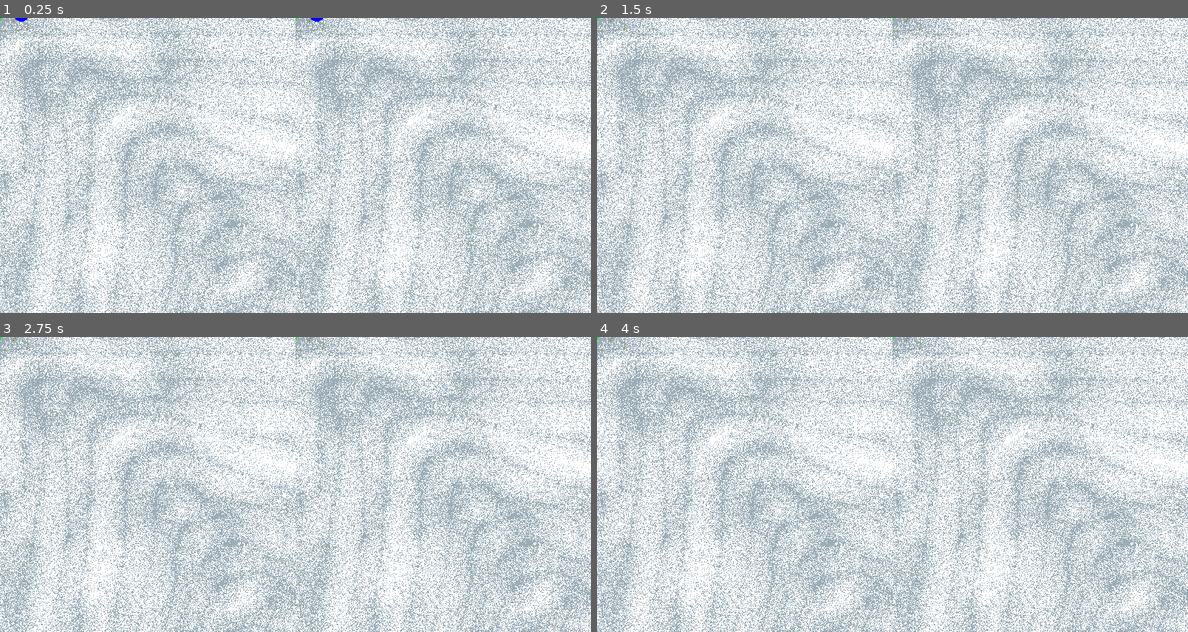
Above: before the commit, frames 1-4 (two rows, left to right).
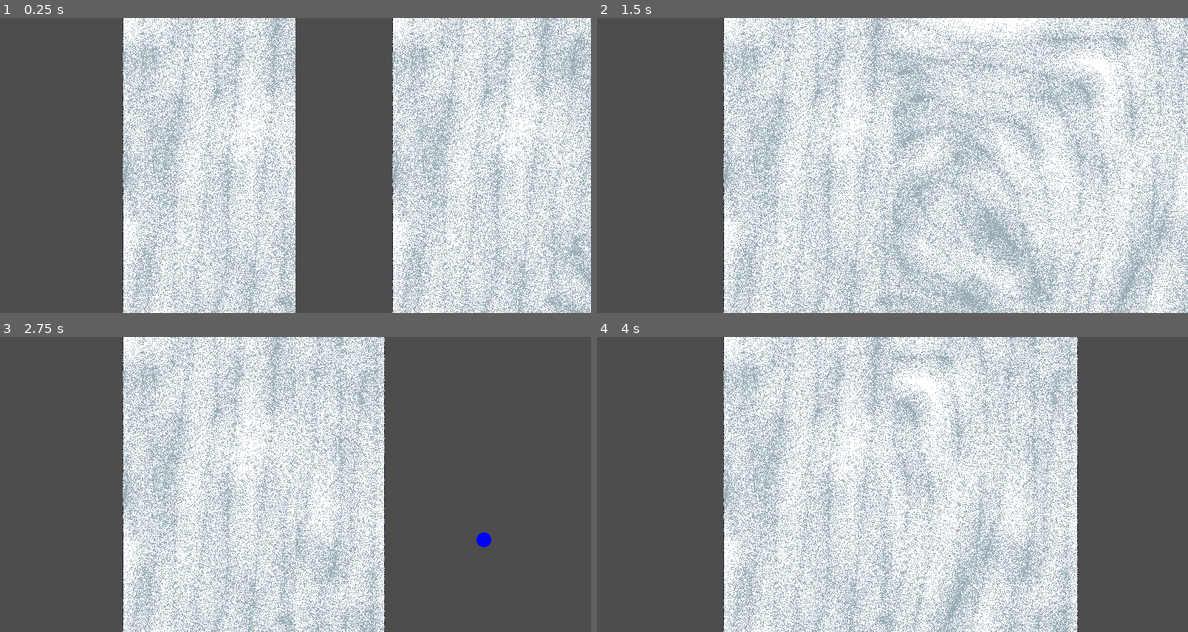
Above: after the commit, the same moments.

Repository: mateusflnss/boat-murder
Game: Godot game, scene res://MrFolder/DuasCameraTeste/nodes/DuasCamera.tscn
Same seed, same stepped clock (60 frames per second), same inputs: the game is played once before the commit and once after it.
Inputs:
- Up to frame 1 (0.25 s): no input
- Up to frame 2 (1.5 s): hold Right (ui_right) 0.53-1.28 s; hold Down (ui_down) from 1.28 s (still down)
- Up to frame 3 (2.75 s): release Down (ui_down) at 2.03 s; hold Right (ui_right) from 2.03 s (still down)
- Up to frame 4 (4 s): release Right (ui_right) at 2.78 s; hold Up (ui_up) 2.78-3.53 s; hold Left (ui_left) from 3.53 s (still down)

The runs differ from the first frame. In frame 1, 67% of the frame differs, in the area x 0-100%, y 0-100%; in frame 2, 60%; in frame 3, 77%; in frame 4, 69%.

Commit message:
arrumei as camera maios ou menos

Diff:
--- a/MrFolder/DuasCameraTeste/nodes/DuasCamera.tscn
+++ b/MrFolder/DuasCameraTeste/nodes/DuasCamera.tscn
@@ -3,8 +3,9 @@
 [ext_resource type="Script" uid="uid://dvvjhflti38jp" path="res://MrFolder/DuasCameraTeste/scripts/duas_camera.gd" id="1_43nd3"]
 [ext_resource type="PackedScene" uid="uid://cfyh6axsfwieq" path="res://MrFolder/DuasCameraTeste/nodes/main.tscn" id="3_43nd3"]
 
-[node name="DuasCamera" type="Node2D" unique_id=760891971]
+[node name="DuasCamera" type="Node2D" unique_id=760891971 node_paths=PackedStringArray("nodeWorld")]
 script = ExtResource("1_43nd3")
+nodeWorld = NodePath("HBoxContainer/SubViewportContainer/SubViewport/Main")
 
 [node name="HBoxContainer" type="HBoxContainer" parent="." unique_id=480988779]
 clip_contents = true
@@ -21,7 +22,8 @@
 render_target_update_mode = 4
 
 [node name="Main" parent="HBoxContainer/SubViewportContainer/SubViewport" unique_id=1049794151 instance=ExtResource("3_43nd3")]
-position = Vector2(365, 370)
+
+[node name="Camera2D" type="Camera2D" parent="HBoxContainer/SubViewportContainer/SubViewport" unique_id=453848717]
 
 [node name="SubViewportContainer2" type="SubViewportContainer" parent="HBoxContainer" unique_id=835240117]
 layout_mode = 2
@@ -30,3 +32,5 @@
 handle_input_locally = false
 size = Vector2i(400, 400)
 render_target_update_mode = 4
+
+[node name="Camera2D" type="Camera2D" parent="HBoxContainer/SubViewportContainer2/SubViewport" unique_id=222752223]
--- /dev/null
+++ b/MrFolder/DuasCameraTeste/nodes/main.gd
@@ -0,0 +1,4 @@
+extends Node2D
+
+@export var nodePlayer1 = Node
+@export var nodePlayer2 = Node
--- a/MrFolder/DuasCameraTeste/nodes/main.tscn
+++ b/MrFolder/DuasCameraTeste/nodes/main.tscn
@@ -1,9 +1,13 @@
 [gd_scene format=3 uid="uid://cfyh6axsfwieq"]
 
 [ext_resource type="Texture2D" uid="uid://ch1wkdfgyketh" path="res://MrFolder/DuasCameraTeste/img/MapaTemp.png" id="1_ida4l"]
+[ext_resource type="Script" uid="uid://bfblclm2b0q6p" path="res://MrFolder/DuasCameraTeste/nodes/main.gd" id="1_o7olr"]
 [ext_resource type="PackedScene" uid="uid://dju7jfl6cykwt" path="res://MrFolder/DuasCameraTeste/nodes/temp_player.tscn" id="2_o7olr"]
 
-[node name="Main" type="Node2D" unique_id=1849925074]
+[node name="Main" type="Node2D" unique_id=1849925074 node_paths=PackedStringArray("nodePlayer1", "nodePlayer2")]
+script = ExtResource("1_o7olr")
+nodePlayer1 = NodePath("TempPlayer")
+nodePlayer2 = NodePath("TempPlayer2")
 
 [node name="MapaTemp" type="Sprite2D" parent="." unique_id=815462406]
 texture = ExtResource("1_ida4l")
--- a/MrFolder/DuasCameraTeste/scripts/duas_camera.gd
+++ b/MrFolder/DuasCameraTeste/scripts/duas_camera.gd
@@ -1,9 +1,27 @@
 extends Node2D
 
-@onready var nodeCam1 = $HBoxContainer/SubViewportContainer/SubViewport/Camera2D
-@onready var nodeCam2 = $HBoxContainer/SubViewportContainer2/SubViewport/Camera2D
+@export var nodeWorld := Node
+
+@onready var nodePlayer1 = nodeWorld.nodePlayer1
+@onready var nodePlayer2 = nodeWorld.nodePlayer2
+
+
+@onready var nodeCam1 := $HBoxContainer/SubViewportContainer/SubViewport/Camera2D
+@onready var nodeCam2 := $HBoxContainer/SubViewportContainer2/SubViewport/Camera2D
 
 func _ready():
 	var varWorld = $HBoxContainer/SubViewportContainer/SubViewport.find_world_2d()
 
 	$HBoxContainer/SubViewportContainer2/SubViewport.world_2d = varWorld
+
+func funcMoveCam(cam, player):
+	cam.global_position.x = clamp(cam.global_position.x, player.global_position.x - 50, player.global_position.x + 50)
+
+	if cam.global_position.x <= player.global_position.x:
+		cam.global_position.x += 5
+	else:
+		cam.global_position.x -= 5
+
+func _process(_delta):
+	funcMoveCam(nodeCam1, nodePlayer1)
+	funcMoveCam(nodeCam2, nodePlayer2)
--- a/MrFolder/DuasCameraTeste/scripts/temp_player_2.gd
+++ /dev/null
@@ -1,7 +0,0 @@
-extends CharacterBody2D
-
-var varSpeed = 10
-
-func _process(delta: float) -> void:
-	global_position.x -= varSpeed * ( int(Input.is_key_pressed(KEY_LEFT)) - int(Input.is_key_pressed(KEY_RIGHT)) )
-	global_position.y -= varSpeed * ( int(Input.is_key_pressed(KEY_UP)) - int(Input.is_key_pressed(KEY_DOWN)) )
Not shown, added: MrFolder/DuasCameraTeste/nodes/main.gd.uid
Not shown, removed: MrFolder/DuasCameraTeste/scripts/temp_player_2.gd.uid
